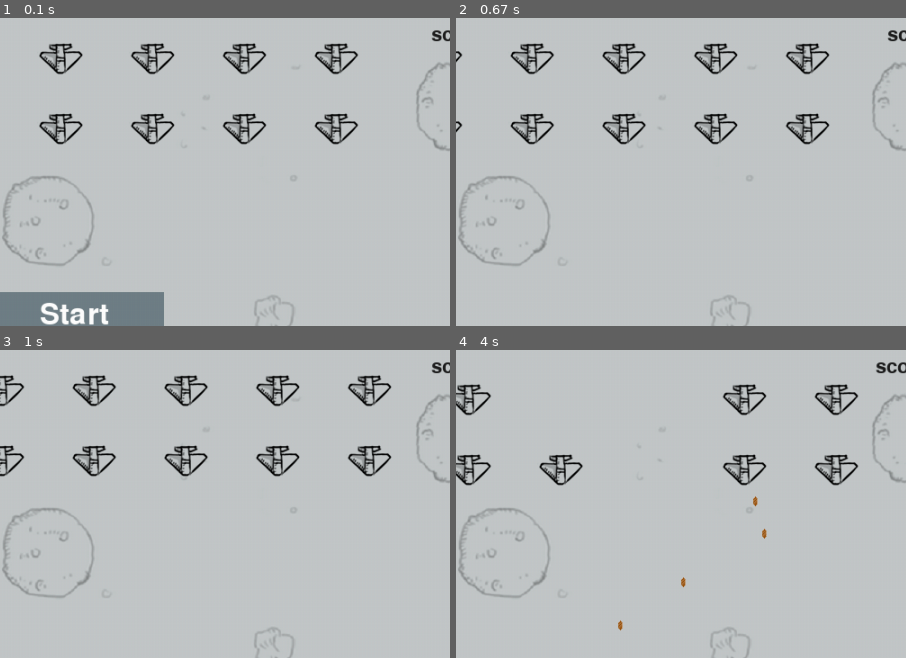
Above: before the commit, frames 1-4 (two rows, left to right).
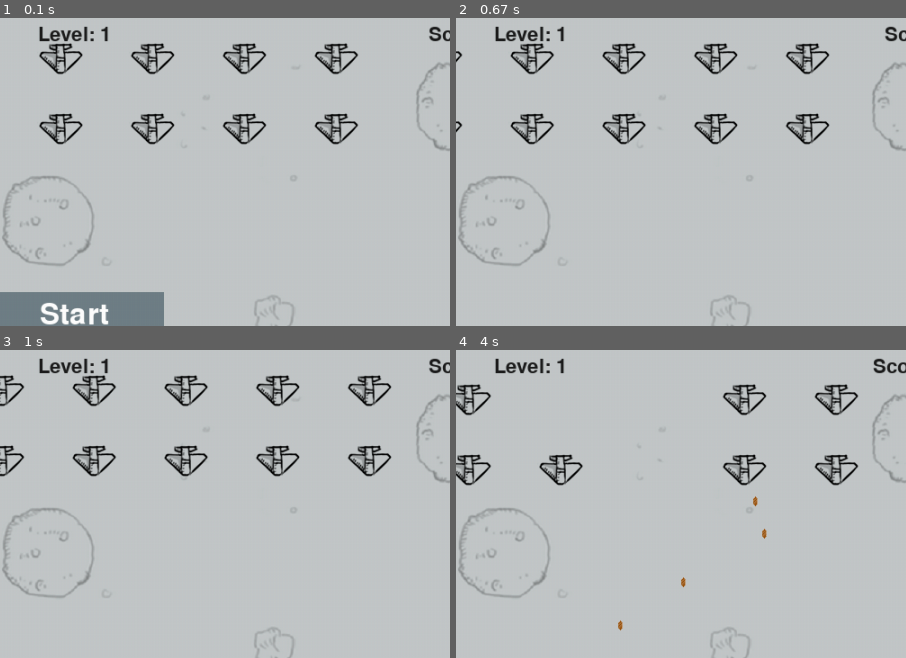
Above: after the commit, the same moments.

Repository: wtraceback/Pygame-Practice
Game: pygame game, started from Plane/main.py
Same seed, same stepped clock (60 frames per second), same inputs: the game is played once before the commit and once after it.
Inputs:
- Up to frame 1 (0.1 s): no input
- Up to frame 2 (0.67 s): click "Start" at 0.38 s
- Up to frame 3 (1 s): tap Space at 0.67 s
- Up to frame 4 (4 s): hold Right 1-1.47 s; tap Space at 1.07, 1.37, 1.57, 1.87, 2.07, 2.37, 2.63, 2.93, 3.07, 3.37, 3.73 s; hold Right 1.5-1.97 s; hold Left 2-2.53 s; hold Left 2.57-2.97 s; hold Right 3-3.63 s; hold Left from 3.67 s (still down)
The pictures show only the part of the screen within x 42-92%, y 2-52%; the shares and areas given below are measured in that part.

The runs differ from the first frame. In frame 1, 0.5% of the frame differs, in the area x 8-99%, y 2-8%; in frame 2, 0.5%; in frame 3, 0.5%; in frame 4, 0.5%.

Commit message:
提高游戏的速率后，也相应的提高敌人战机的分数 && 显示等级并随着游戏的提升而升级

Diff:
--- a/Plane/game_functions.py
+++ b/Plane/game_functions.py
@@ -6,7 +6,7 @@
 from enemy import Enemy
 
 
-def check_events(sets, screen, stats, fighter, start_butn):
+def check_events(sets, screen, stats, score_board, fighter, start_butn):
     """响应按键和鼠标事件"""
     for event in pygame.event.get():
         if event.type == pygame.QUIT:
@@ -17,7 +17,7 @@
             check_keyup_events(event, fighter)
         elif event.type == pygame.MOUSEBUTTONDOWN:
             pos = pygame.mouse.get_pos()
-            check_click_start_butn(sets, screen, stats, fighter, start_butn, pos)
+            check_click_start_butn(sets, screen, stats, score_board, fighter, start_butn, pos)
 
 
 def check_keydown_events(event, sets, screen, fighter):
@@ -40,7 +40,7 @@
         fighter.moving_right = False
 
 
-def check_click_start_butn(sets, screen, stats, fighter, start_butn, pos):
+def check_click_start_butn(sets, screen, stats, score_board, fighter, start_butn, pos):
     """点击了开始按钮后，将开始游戏"""
     butn_clicked = start_butn.rect.collidepoint(pos[0], pos[1])
     if butn_clicked and not stats.game_active:
@@ -52,6 +52,10 @@
         stats.reset_stats()
         # 隐藏光标
         pygame.mouse.set_visible(False)
+
+        # 重置得分和等级
+        score_board.prepare_score_text()
+        score_board.prepare_level_text()
 
         # 清空 子弹列表
         for b in sets.bullet_list.copy():
@@ -135,18 +139,22 @@
     # 将每次击中的敌人战机，记入得分中
     if collitions:
         for enemys in collitions.values():
-            stats.score += sets.enemy_points * len(enemys)
-            score_board.prepare_text()
+            stats.score += sets.each_enemy_score * len(enemys)
+            score_board.prepare_score_text()
 
     # 删除现有的子弹并重新创建敌人战机舰队
     if len(sets.enemy_list) == 0:
         for b in sets.bullet_list.copy():
             sets.bullet_list.remove(b)
 
-        create_enemy_fleet(sets, screen, fighter)
-
         # 提升游戏的设置
         sets.increase_speed()
+
+        # 提升等级
+        stats.level += 1
+        score_board.prepare_level_text()
+
+        create_enemy_fleet(sets, screen, fighter)
 
 
 def list_collide(sets):
--- a/Plane/game_stats.py
+++ b/Plane/game_stats.py
@@ -12,3 +12,4 @@
         """初始化在游戏运行期间可能变化的统计信息"""
         self.fighter_left = self.sets.fighter_max_num
         self.score = 0
+        self.level = 1
--- a/Plane/main.py
+++ b/Plane/main.py
@@ -35,7 +35,7 @@
     # 开始游戏的主循环
     while True:
         # 监听键盘和鼠标事件
-        gf.check_events(sets, screen, stats, fighter, start_butn)
+        gf.check_events(sets, screen, stats, score_board, fighter, start_butn)
 
         if stats.game_active:
             #更新战斗机的坐标
--- a/Plane/scoreboard.py
+++ b/Plane/scoreboard.py
@@ -15,18 +15,31 @@
         self.font = pygame.font.SysFont(None, 32)
         self.text_color = (30, 30, 30)
 
-        self.prepare_text()
+        self.prepare_score_text()
+        self.prepare_level_text()
 
-    def prepare_text(self):
-        """将文本渲染成图像，绘制在右上角"""
+    def prepare_score_text(self):
+        """将分数文本渲染成图像，绘制在右上角"""
         score_text = str(self.stats.score)
-        self.score_img = self.font.render('score: ' + score_text, True, self.text_color)
+        self.score_img = self.font.render('Score: ' + score_text, True, self.text_color)
 
         # 显示得分的位置：右上角
         self.score_rect = self.score_img.get_rect()
         self.score_rect.right = self.screen_rect.right - 20
         self.score_rect.top = 20
 
+    def prepare_level_text(self):
+        """将等级文本渲染成图像，绘制在正上方"""
+        level_text = str(self.stats.level)
+        self.level_img = self.font.render('Level: ' + level_text, True, self.text_color)
+
+        # 显示等级的位置：正上方
+        self.level_rect = self.level_img.get_rect()
+        self.level_rect.centerx = self.screen_rect.centerx
+        self.level_rect.top = 20
+
     def show_score(self):
         """在屏幕上右上角显示得分"""
         self.screen.blit(self.score_img, self.score_rect)
+        # 在屏幕的正上方显示游戏等级
+        self.screen.blit(self.level_img, self.level_rect)
--- a/Plane/settings.py
+++ b/Plane/settings.py
@@ -30,7 +30,10 @@
         self.start_butn_text = 'Start'
 
         # 提升游戏的等级，加快游戏的节奏
-        self.spddeup_scale = 1.1
+        self.speedup_scale = 1.1
+        # 敌人战机的分数的提升倍数
+        self.score_scale = 1.5
+
         self.init_dynamic_sets()
 
     def init_dynamic_sets(self):
@@ -42,10 +45,12 @@
         self.enemy_direction = 1
 
         # 每个敌人战机的分数
-        self.enemy_points = 10
+        self.each_enemy_score = 10
 
     def increase_speed(self):
-        """提升 子弹、敌人战机、战斗机 的速度"""
-        self.fighter_speed_factor += self.spddeup_scale
-        self.bullet_speed_factor += self.spddeup_scale
-        self.enemy_speed_factor += self.spddeup_scale
+        """提升 子弹、敌人战机、战斗机 的速度以及敌人战机的分数"""
+        self.fighter_speed_factor *= self.speedup_scale
+        self.bullet_speed_factor *= self.speedup_scale
+        self.enemy_speed_factor *= self.speedup_scale
+
+        self.each_enemy_score = int(self.each_enemy_score * self.score_scale)
